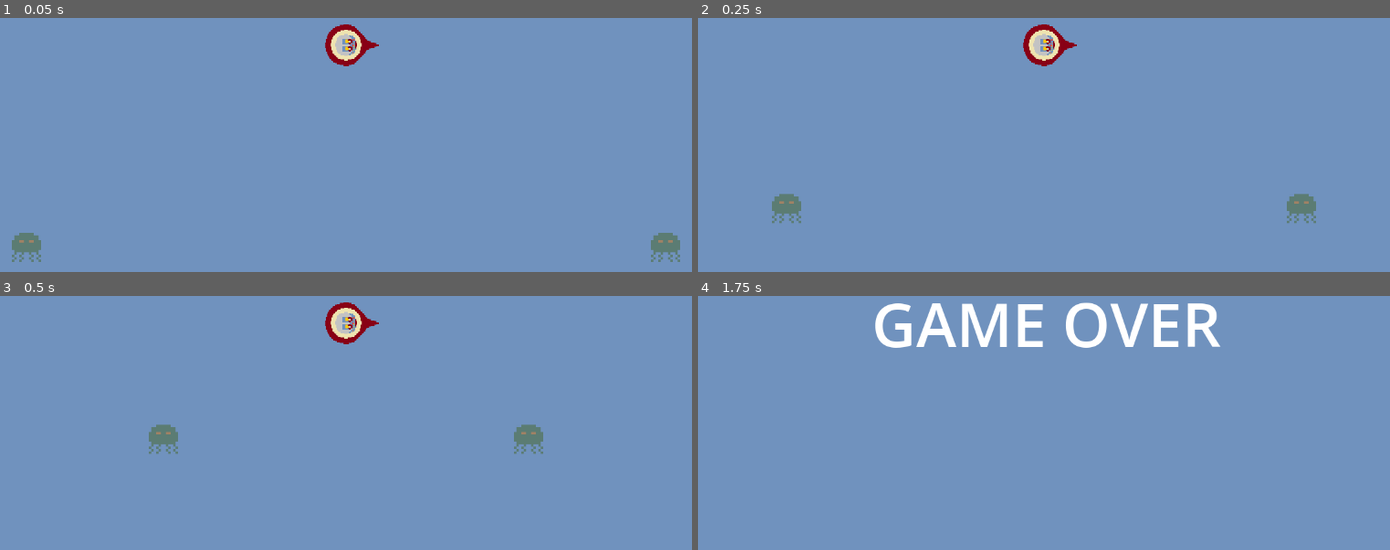
Above: before the commit, frames 1-4 (two rows, left to right).
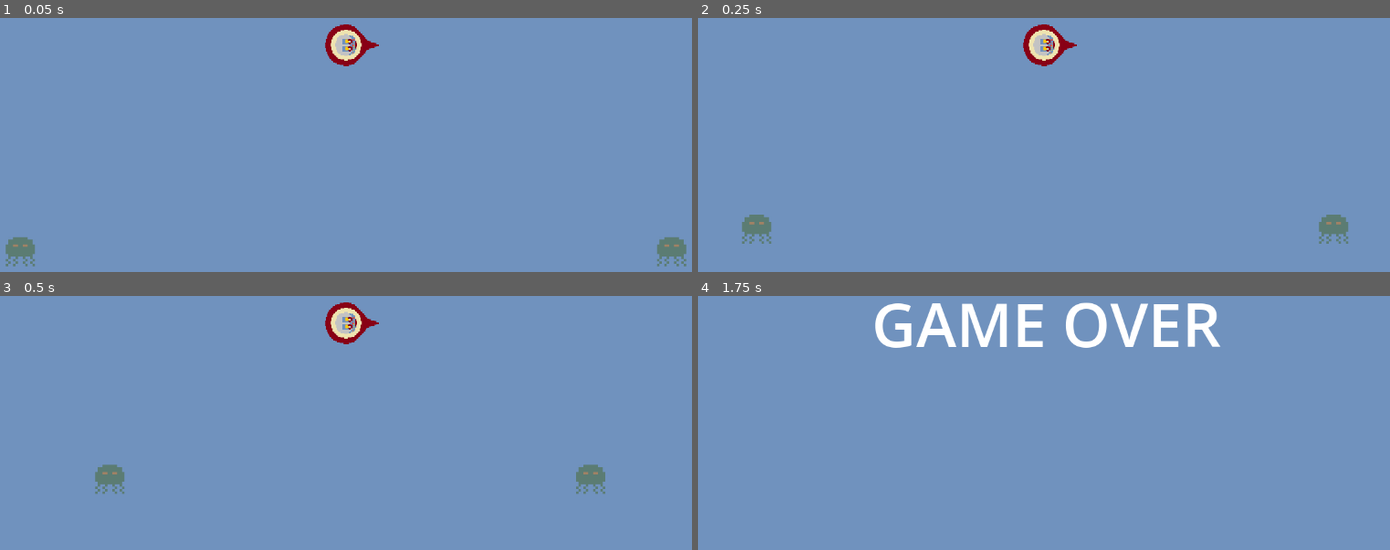
Above: after the commit, the same moments.

Repository: logan7eleven/glogg
Game: Godot game, scene res://level.tscn
Same seed, same stepped clock (60 frames per second), same inputs: the game is played once before the commit and once after it.
Inputs:
- Up to frame 1 (0.05 s): no input
- Up to frame 2 (0.25 s): no input
- Up to frame 3 (0.5 s): no input
- Up to frame 4 (1.75 s): tap Enter (ui_accept) at 0.5, 0.77, 1.52 s; tap S (aimD) at 0.6 s; tap A (aimL) at 1.35 s

The runs differ from the first frame. In frame 1, 0.6% of the frame differs, in the area x 0-100%, y 84-98%; in frame 2, 1.4%; in frame 3, 1.4%, in the area x 13-88%, y 50-79%; in frame 4, nothing differs.

Commit message:
Update crawler.gd

Diff:
--- a/twins/crawler.gd
+++ b/twins/crawler.gd
@@ -1,9 +1,9 @@
 extends Area2D
 
-@export var amplitude = 2
+@export var amplitude = 20
 @export var period = 2
-@export var speed_up = 10
-@export var speed_down = 6
+@export var speed_up = 6
+@export var speed_down = 10
 
 var t = 0.0
 var min_pos: Vector2
@@ -36,6 +36,7 @@
 
 	# Calculate the movement direction and update position
 	var movement = direction * movement_speed
+	movement.x += sine_pos * delta
 	movement.y += sine_pos * delta
 
  # Check for enemy collisions before moving **THIS ISNT ReALLY WORKING YET, ENEMIES WILL STILL OVERLAP, UNFORTUNATELY**
